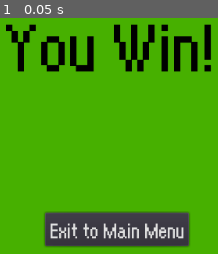
Above: before the commit, frame 1.
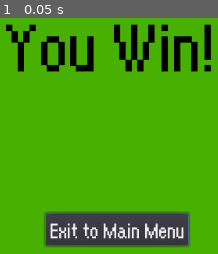
Above: after the commit, the same moment.

Repository: skepticn8/The-Alien
Game: Godot game, scene res://Scenes/Win.tscn
The game is run twice, just before and just after one commit, with the same random seed, the same clock (stepped at 60 frames per second) and the same inputs. This scene is started directly instead of the project's main scene.
Inputs:
- Up to frame 1 (0.05 s): no input

The runs differ from the first frame. In frame 1, 0.4% of the frame differs, in the area x 20-87%, y 82-97%.

Commit message:
Update Win.gd

Diff:
--- a/Scripts/Win.gd
+++ b/Scripts/Win.gd
@@ -1,4 +1,7 @@
 extends Control
+
+func _ready():
+	$ETMM.grab_focus()
 
 func _on_ETMM_pressed():
 	get_tree().change_scene("res://Scenes/MainMenu.tscn")
